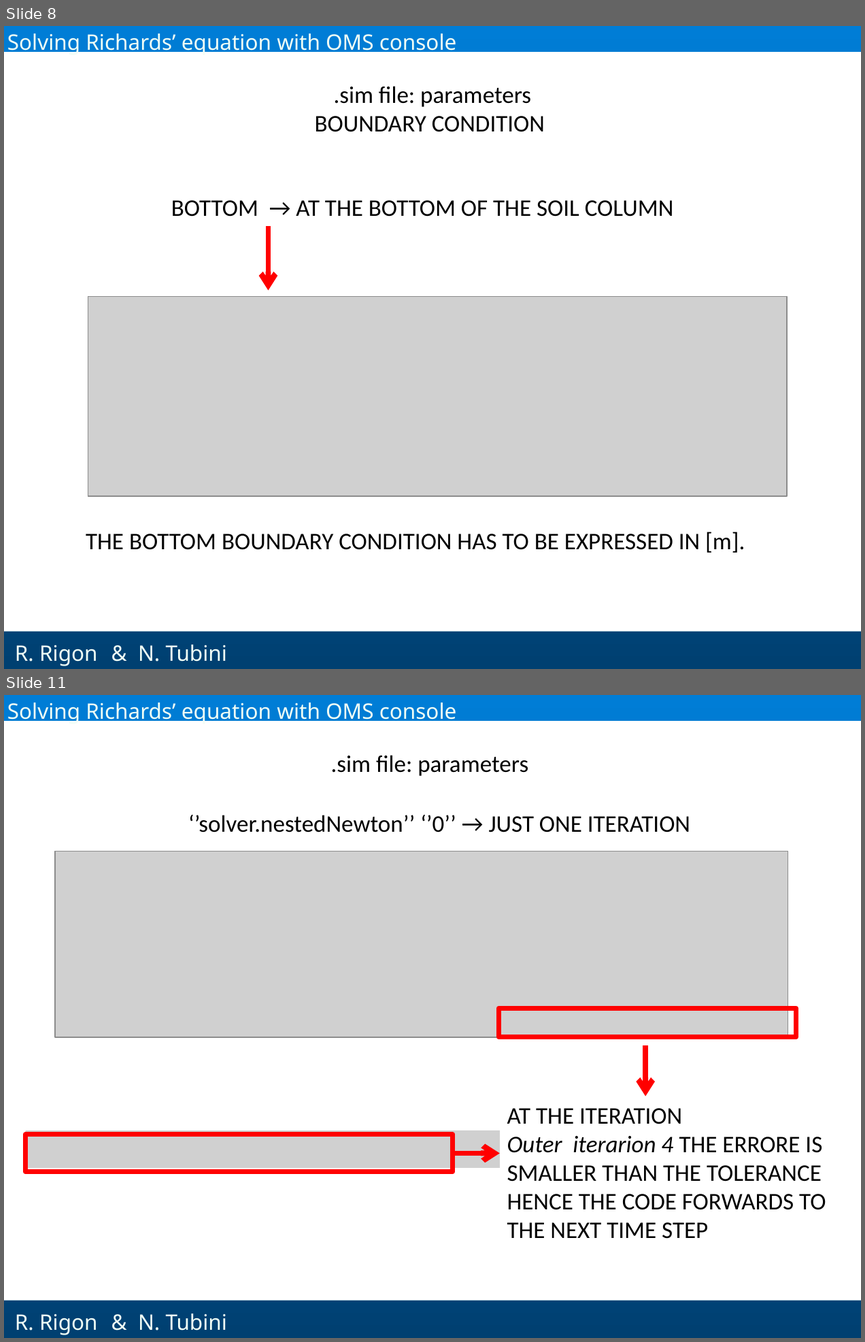
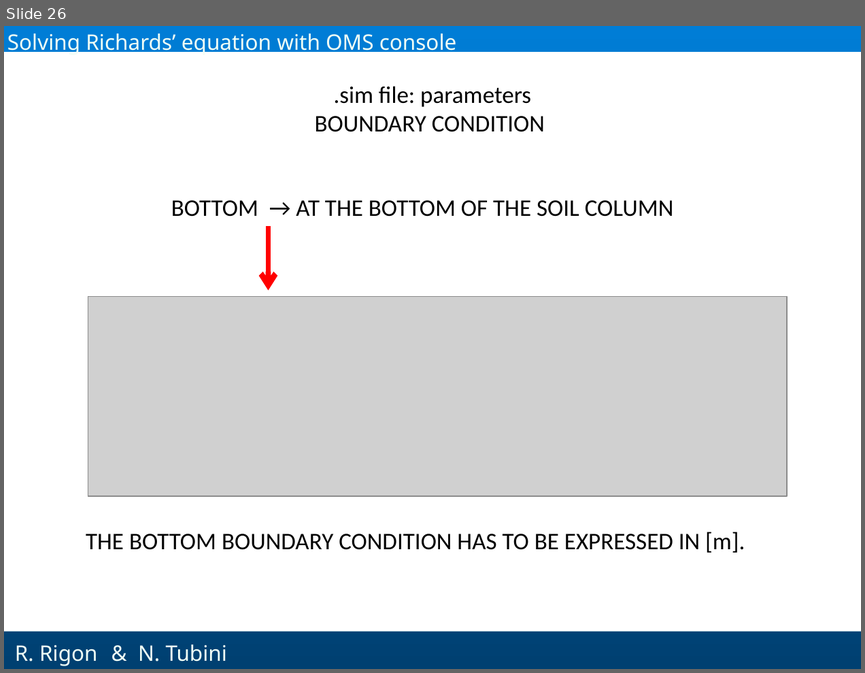
Before and after one commit to GEOframeOMSProjects/OMS_Project_Richards1D, a slide deck: Materials/Richards_English.pptx. Shown one above the other, each under a label of ours: slides 8 and 11 before the commit, slide 26 after it; the slides between them are not shown. The pictures are 865x1342 and 865x673 pixels, drawn with LibreOffice and Linux fonts; fonts in the diff are those of the drawing; grey boxes stand for pictures; background and template pictures are left out. Boxes give left, top, right and bottom in pixels: in the first picture for what was removed or moved away, otherwise in the second. Text is boxed around its words. In the diff, an @@ line names an element or a change of style, - is before the commit and + after.

```diff
--- a/Materials/Richards_English.pptx
+++ b/Materials/Richards_English.pptx
@@ slide 11 removed at [4,695,861,1338], background gradient #007DD6 to #004071; not listed: 2 template elements that a slide beside it also shows @@
@@ text removed at [7,702,457,724] @@
-Solving Richards’ equation with OMS console
@@ text removed at [331,755,528,776] @@
-.sim file: parameters
@@ text removed at [188,815,690,832] @@
-‘’solver.nestedNewton’’ ‘’0’’ → JUST ONE ITERATION
@@ picture removed at [56,851,788,1037] @@
@@ rectangle removed at [498,1008,796,1037] @@
@@ arrow removed from (646, 1045) to (646, 1096) @@
@@ text removed at [507,1108,825,1238] @@
-AT THE ITERATION Outer iterarion 4 THE ERRORE IS SMALLER THAN THE TOLERANCE HENCE THE CODE FORWARDS TO THE NEXT TIME STEP
@@ picture removed at [26,1130,499,1168] @@
@@ rectangle removed at [26,1134,453,1172] @@
@@ arrow removed from (453, 1153) to (499, 1153) @@
@@ text removed at [138,1313,227,1330] @@
-& N. Tubini
@@ what was slide 8 is now slide 26 @@
```
Also in this commit, not shown: 13 slides changed, 26 slides added, 19 other slides removed.
